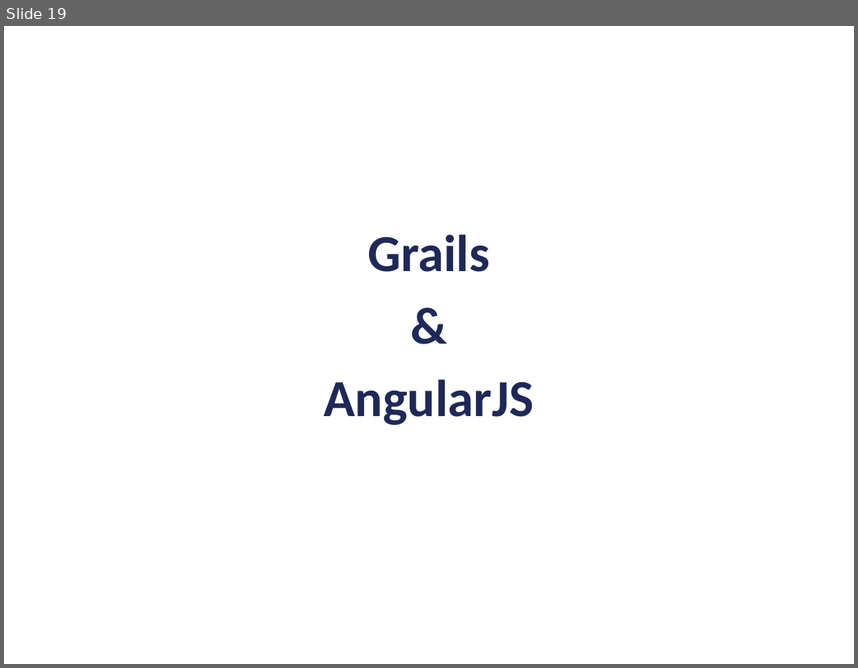
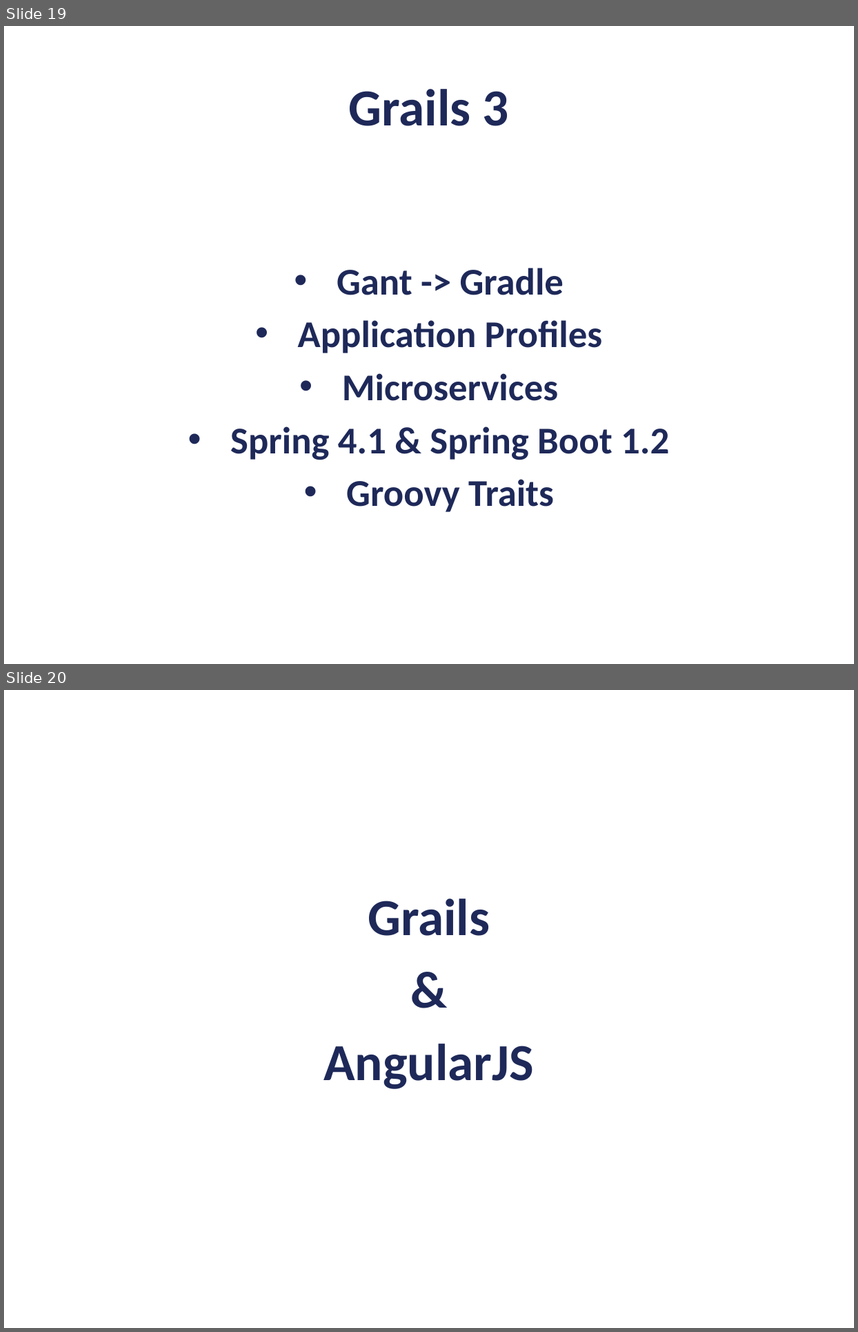
Before and after one commit to opitzconsulting/newsletter-grails-angular, a slide deck: Presentation.pptx. Shown one above the other, each under a label of ours: slide 19 before the commit, slides 19 and 20 after it. The pictures are 858x668 and 858x1332 pixels, drawn with LibreOffice and Linux fonts; fonts in the diff are those of the drawing; background and template pictures are left out. Boxes give left, top, right and bottom in pixels: in the first picture for what was removed or moved away, otherwise in the second. Text is boxed around its words. In the diff, an @@ line names an element or a change of style, - is before the commit and + after.

```diff
--- a/Presentation.pptx
+++ b/Presentation.pptx
@@ slide 19 added at bbox=[4, 26, 854, 664], background #FFFFFF @@
@@ title added at bbox=[349, 89, 509, 126], 44 pt, text #1E2959, bold @@
+Grails 3
@@ text added at bbox=[230, 267, 669, 512], 32 pt, text #1E2959, bold @@
+• Gant -> Gradle
+• Application Profiles
+• Microservices
+• Spring 4.1 & Spring Boot 1.2
+• Groovy Traits
@@ what was slide 19 is now slide 20 @@
```
Also in this commit, not shown: 3 slides changed, 1 slide removed.
